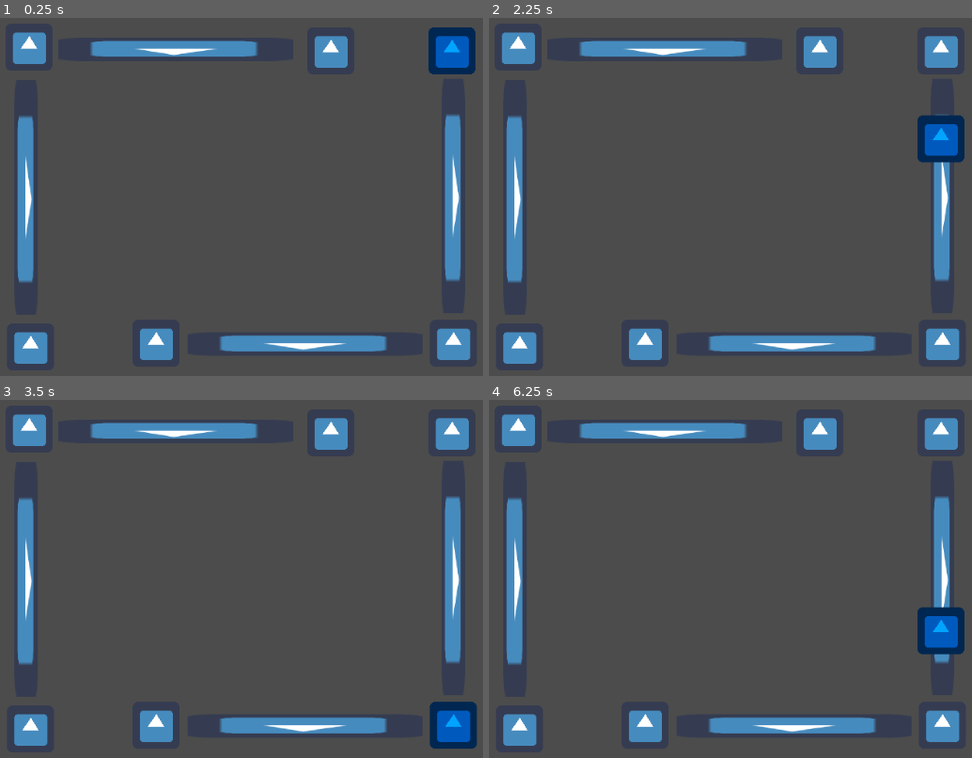
Above: before the commit, frames 1-4 (two rows, left to right).
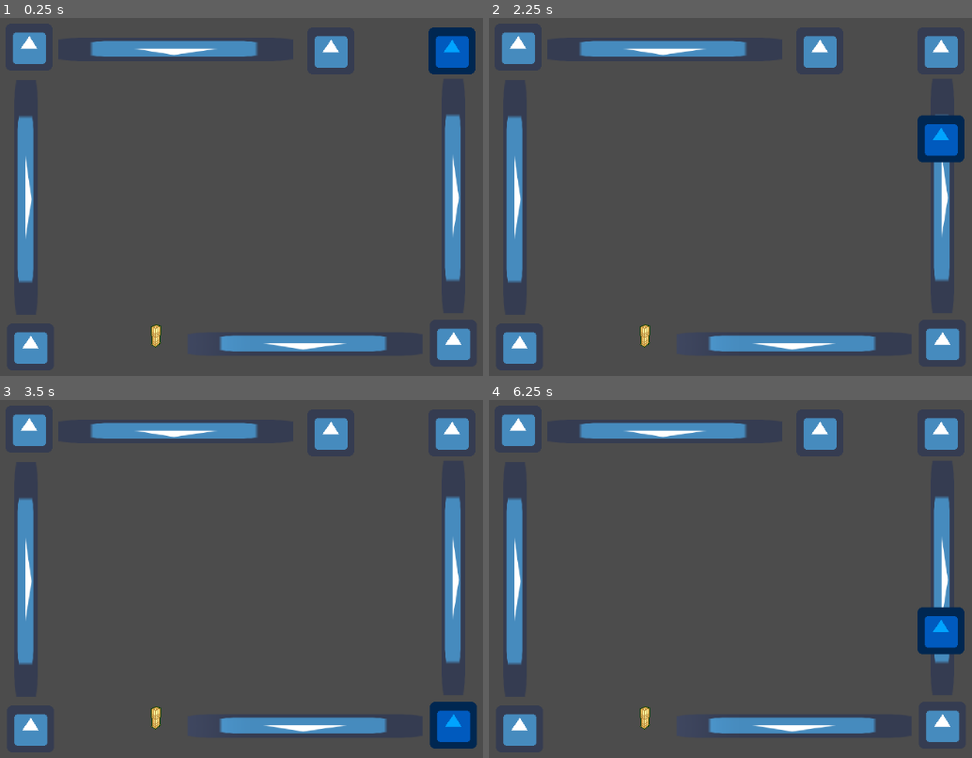
Above: after the commit, the same moments.

Repository: Triggered41/GoGodotJam
Game: Godot game, scene res://Levels/Node2D.tscn
Two runs of this game, one before a commit and one after it. Both use one fixed random seed, a clock stepped at 60 frames per second and the inputs below. The engine's default icon, where the game draws it, is replaced by a stand-in: a white triangle on a blue panel in a dark square.
Inputs (mouse positions are in pixels of both pictures, inside the frame that each line leads up to):
- Up to frame 1 (0.25 s): no input
- Up to frame 2 (2.25 s): tap Enter at 0.5, 2 s; move the mouse to (943, 50) at 0.52 s; hold Right (ui_right) 0.53-1.28 s; click (943, 50) at 0.6 s; tap Space at 1.25 s; move the mouse to (604, 225) at 1.27 s; hold Down (ui_down) 1.28-2.03 s; click (604, 225) at 1.35 s; move the mouse to (831, 107) at 2.02 s; hold Right (ui_right) from 2.03 s (still down); click (831, 107) at 2.1 s
- Up to frame 3 (3.5 s): move the mouse to (227, 675) at 2.77 s; release Right (ui_right) at 2.78 s; hold Up (ui_up) from 2.78 s (still down); click (227, 675) at 2.85 s
- Up to frame 4 (6.25 s): tap Space at 3.5, 5.75 s; move the mouse to (outside the picture) at 3.52 s; release Up (ui_up) at 3.53 s; hold Left (ui_left) 3.53-5.03 s; click (outside the picture) at 3.6 s; move the mouse to (532, 521) at 4.27 s; click (532, 521) at 4.35 s; tap Enter at 5 s; move the mouse to (793, 586) at 5.02 s; hold Down (ui_down) 5.03-5.78 s; click (793, 586) at 5.1 s; move the mouse to (643, 475) at 5.77 s; hold Right (ui_right) from 5.78 s (still down); click (643, 475) at 5.85 s

The runs differ from the first frame. In frame 1, 0.6% of the frame differs, in the area x 28-36%, y 85-96%; in frame 2, 0.6%; in frame 3, 0.6%; in frame 4, 0.6%.

Commit message:
added Light to the bulb and a Ghost detection

Diff:
--- a/bulb.gd
+++ b/bulb.gd
@@ -1,18 +1,56 @@
 extends point
 
-var is_on = false
+
+onready var light := $Light2D
+onready var area := $Area2D
+onready var collision := $Area2D/CollisionShape2D
+onready var ray := $RayCast2D
+
+var is_on = false setget _set_on
+var ghosts_in_area = []
+
 
 
 func _physics_process(delta):
 	player_to_pos()
 
 func _on_bulb_body_entered(body):
+	if body.is_in_group("player"):
+		player = body
+		self.is_on = true
+
+
+func _on_bulb_body_exited(body):
+	can_create = true
+	self.is_on = false
+
 	player = body
 	is_on = true
 
-func _on_bulb_body_exited(body):
-	can_create = true
-	is_on = false
 
 func bulb_state():
 	return is_on
+
+
+func _set_on(new) -> void:
+	is_on = new
+	light.enabled = new
+
+
+func _process(delta: float) -> void:
+	if is_on:
+		for i in ghosts_in_area:
+			ray.cast_to = global_position - i.global_position
+			ray.force_raycast_update()
+			if ray.get_collider() == i:
+				i.kill()
+
+
+func _on_Area2D_body_entered(body: Node) -> void:
+	if body.is_in_group("ghost"):
+		ghosts_in_area.append(body)
+
+
+func _on_Area2D_body_exited(body: Node) -> void:
+	if body in ghosts_in_area:
+		ghosts_in_area.erase(body)
--- a/bulb.tscn
+++ b/bulb.tscn
@@ -1,19 +1,41 @@
-[gd_scene load_steps=4 format=2]
+[gd_scene load_steps=6 format=2]
 
 [ext_resource path="res://bulb.gd" type="Script" id=1]
-[ext_resource path="res://icon.png" type="Texture" id=2]
+[ext_resource path="res://Levels/Assets/LevelsTileMap.png" type="Texture" id=2]
+[ext_resource path="res://Light256.png" type="Texture" id=3]
 
 [sub_resource type="RectangleShape2D" id=1]
-extents = Vector2( 30, 30 )
+extents = Vector2( 8, 16 )
+
+[sub_resource type="CircleShape2D" id=2]
+radius = 100.0
 
 [node name="bulb" type="Area2D" groups=["junction"]]
 script = ExtResource( 1 )
 
 [node name="CollisionShape2D" type="CollisionShape2D" parent="."]
+position = Vector2( 0, -10 )
 shape = SubResource( 1 )
 
 [node name="Icon" type="Sprite" parent="."]
+position = Vector2( 0, -10 )
 texture = ExtResource( 2 )
+region_enabled = true
+region_rect = Rect2( 0, 48, 16, 32 )
+
+[node name="Light2D" type="Light2D" parent="."]
+texture = ExtResource( 3 )
+energy = 0.5
+shadow_enabled = true
+
+[node name="Area2D" type="Area2D" parent="."]
+
+[node name="CollisionShape2D" type="CollisionShape2D" parent="Area2D"]
+shape = SubResource( 2 )
+
+[node name="RayCast2D" type="RayCast2D" parent="."]
 
 [connection signal="body_entered" from="." to="." method="_on_bulb_body_entered"]
 [connection signal="body_exited" from="." to="." method="_on_bulb_body_exited"]
+[connection signal="body_entered" from="Area2D" to="." method="_on_Area2D_body_entered"]
+[connection signal="body_exited" from="Area2D" to="." method="_on_Area2D_body_exited"]
--- a/project.godot
+++ b/project.godot
@@ -9,12 +9,18 @@
 config_version=4
 
 _global_script_classes=[ {
+"base": "",
+"class": "GitAPI",
+"language": "NativeScript",
+"path": "res://addons/godot-git-plugin/git_api.gdns"
+}, {
 "base": "Area2D",
 "class": "point",
 "language": "GDScript",
 "path": "res://point.gd"
 } ]
 _global_script_class_icons={
+"GitAPI": "",
 "point": ""
 }
 
@@ -23,6 +29,10 @@
 config/name="Gg Jam"
 run/main_scene="res://Levels/Node2D.tscn"
 config/icon="res://icon.png"
+
+[gdnative]
+
+singletons=[ "res://addons/godot-git-plugin/git_api.gdnlib" ]
 
 [input]
 
Binary file added: Light256.png
Not shown, added: Light256.png.import
